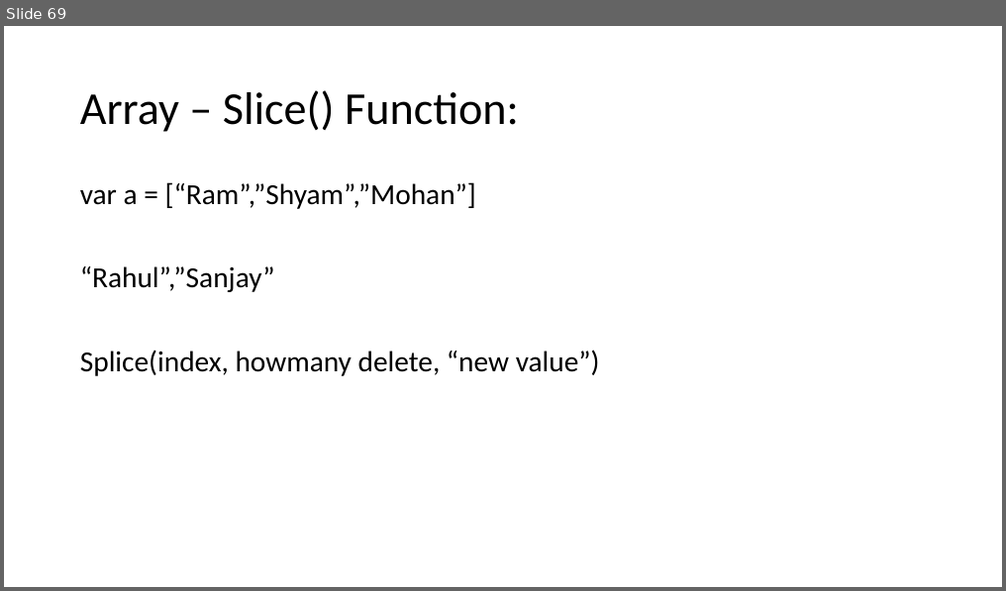
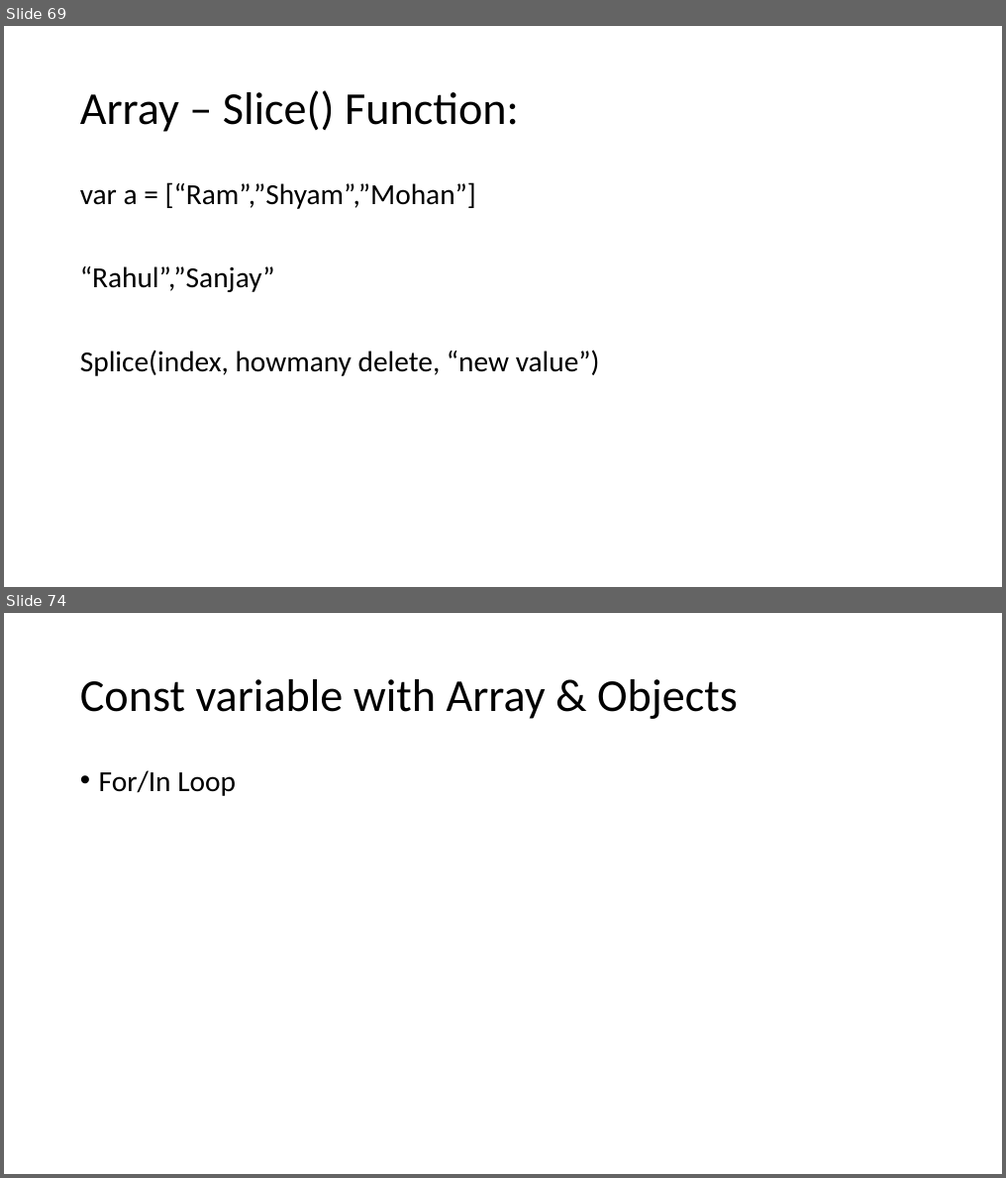
Before and after one commit to PiyushChaturvedii/Batch04, a slide deck: JavaScript.pptx. Shown one above the other, each under a label of ours: slide 69 before the commit, slides 69 and 74 after it; the slides between them are not shown. The pictures are 1006x591 and 1006x1178 pixels, drawn with LibreOffice and Linux fonts; fonts in the diff are those of the drawing. Boxes give left, top, right and bottom in pixels: in the first picture for what was removed or moved away, otherwise in the second. Text is boxed around its words. In the diff, an @@ line names an element or a change of style, - is before the commit and + after.

```diff
--- a/JavaScript.pptx
+++ b/JavaScript.pptx
@@ slide 74 added at (4, 613, 1002, 1174), background #FFFFFF @@
@@ title added at (80, 679, 738, 719), 44 pt, text #000000 @@
+Const variable with Array & Objects
@@ text added at (99, 770, 236, 796), 28 pt, text #000000 @@
+• For/In Loop
```
Also in this commit, not shown: 1 slide changed, 5 other slides added, 11 other files.
